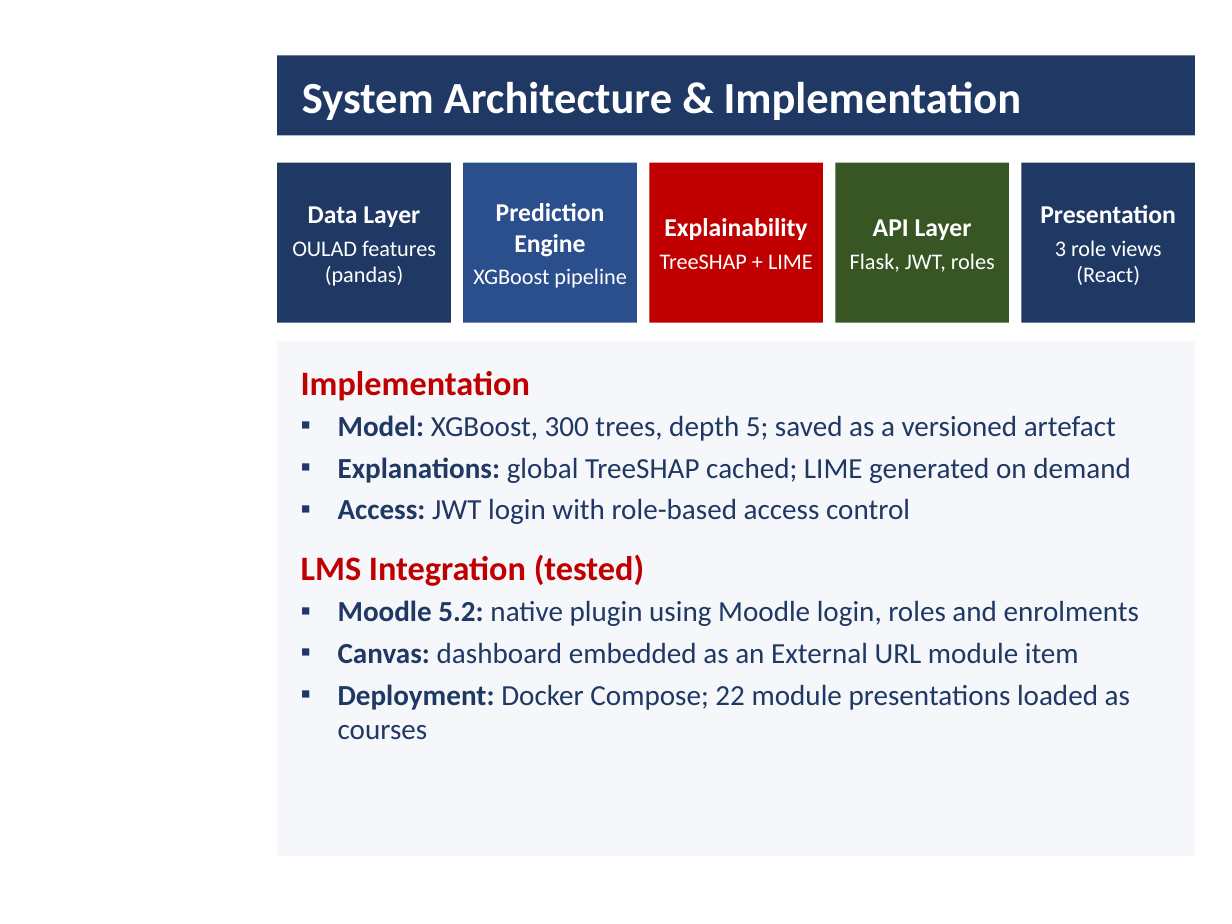
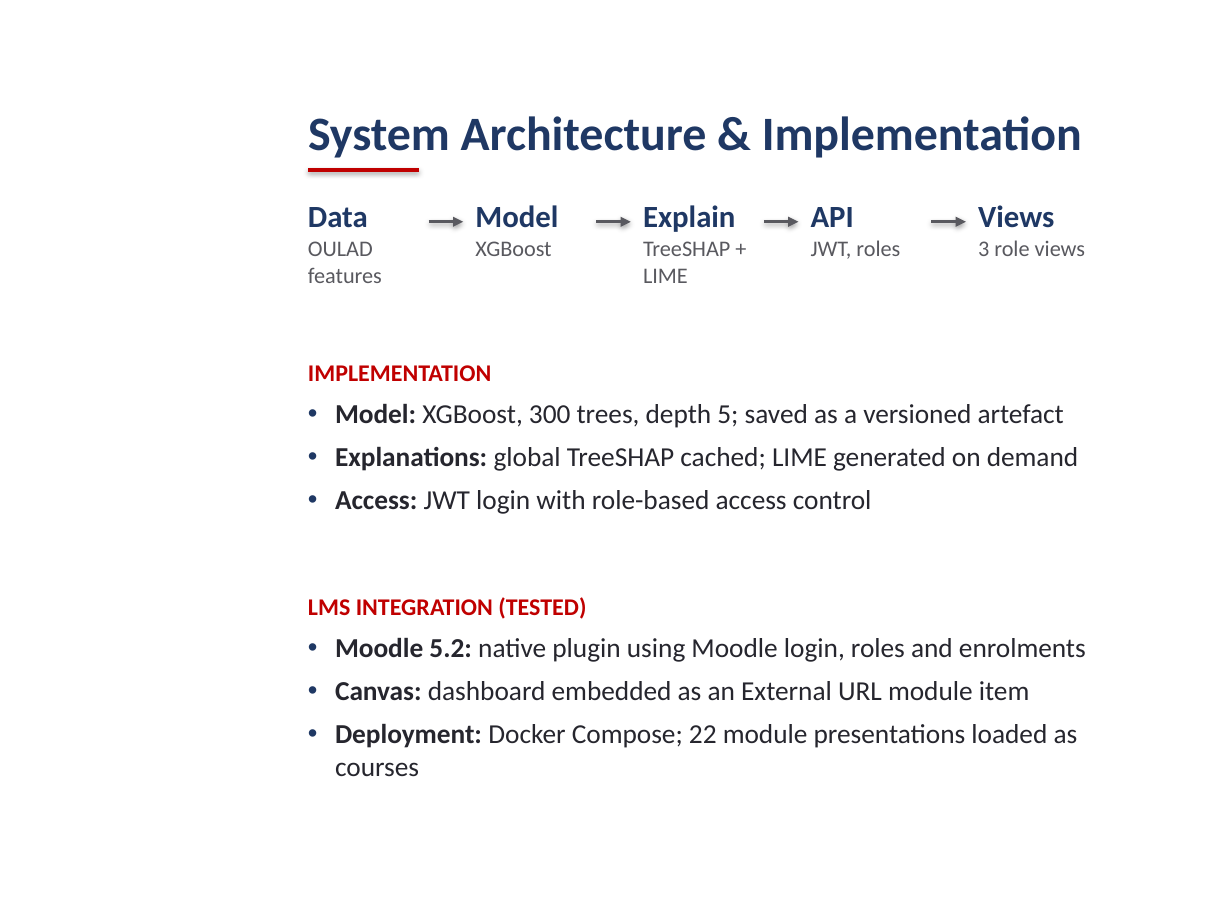
Before and after one commit to daniel-larry/python-run-result, a slide deck: slide 6 of Internal_Defense_Presentation.pptx. Drawn at 1232x924 pixels with LibreOffice and Linux fonts; fonts in the diff are those of the drawing; background and template pictures are left out. Boxes give left, top, right and bottom in pixels: in the first picture for what was removed or moved away, otherwise in the second. Text is boxed around its words. In the diff, an @@ line names an element or a change of style, - is before the commit and + after.

Commit message:
Defense deck: open layout without boxes, Calibri, Moodle screenshot

```diff
--- a/Internal_Defense_Presentation.pptx
+++ b/Internal_Defense_Presentation.pptx
@@ rectangle removed at bbox=[277, 55, 1195, 136] @@
@@ title "System Architecture & Implementation": place and size @@
-title "System Architecture & Implementation" at bbox=[302, 81, 1022, 120]
+title "System Architecture & Implementation" at bbox=[308, 116, 1082, 158]
@@ title "System Architecture & Implementation" at bbox=[308, 116, 1082, 158]: size 26 to 28 pt, text colour #FFFFFF to #1F3864; vertical alignment middle to bottom @@
@@ rectangle removed at bbox=[277, 163, 451, 323] @@
@@ line added from (308, 170) to (419, 170), #C00000 2.25 pt @@
@@ rectangle removed at bbox=[463, 163, 637, 323] @@
@@ rectangle removed at bbox=[649, 163, 823, 323] @@
@@ rectangle removed at bbox=[835, 163, 1009, 323] @@
@@ rectangle removed at bbox=[1021, 163, 1195, 323] @@
@@ text at bbox=[308, 207, 382, 283]: text changed; text colour #FFFFFF to #59595F @@
-Data Layer
-OULAD features (pandas)
+Data
+OULAD features
@@ vertical alignment middle to top in 5 elements at bbox=[308, 207, 382, 283], bbox=[811, 207, 900, 259], bbox=[643, 205, 735, 283], bbox=[978, 205, 1085, 256], bbox=[475, 205, 558, 256] @@
@@ text at bbox=[475, 205, 558, 256]: text changed; size 15 to 13 pt; text colour #FFFFFF to #59595F; bold off @@
-Prediction Engine
-XGBoost pipeline
+Model
+XGBoost
@@ text at bbox=[643, 205, 735, 232]: text changed; size 15 to 18 pt; text colour #FFFFFF to #1F3864 @@
-Explainability
+Explain
@@ text "Explain": place and size @@
-text "Explain" at bbox=[660, 218, 813, 269]
+text "Explain" at bbox=[643, 205, 735, 283]
@@ text at bbox=[811, 207, 900, 259]: text changed; text colour #FFFFFF to #59595F @@
-API Layer
-Flask, JWT, roles
+API
+JWT, roles
@@ text at bbox=[978, 205, 1085, 256]: text changed; text colour #FFFFFF to #59595F @@
-Presentation
-3 role views (React)
+Views
+3 role views
@@ arrow added from (429, 222) to (463, 222), #59595F 1.5 pt @@
@@ arrow added from (596, 222) to (631, 222), #59595F 1.5 pt @@
@@ arrow added from (764, 222) to (798, 222), #59595F 1.5 pt @@
@@ arrow added from (931, 222) to (966, 222), #59595F 1.5 pt @@
@@ text at bbox=[643, 241, 730, 283]: text colour #FFFFFF to #59595F in "TreeSHAP + LIME"; alignment centre to left; less space between paragraphs @@
@@ rectangle removed at bbox=[277, 341, 1195, 856] @@
@@ text added at bbox=[308, 365, 1078, 514], 16 pt, text #26262E @@
+IMPLEMENTATION
+• Model: XGBoost, 300 trees, depth 5; saved as a versioned artefact
+• Explanations: global TreeSHAP cached; LIME generated on demand
+• Access: JWT login with role-based access control
@@ text at bbox=[308, 597, 586, 619]: text changed; size 17 to 14 pt; text colour #1F3864 to #C00000; bold on @@
-Implementation
-▪ Model: XGBoost, 300 trees, depth 5; saved as a versioned artefact
-▪ Explanations: global TreeSHAP cached; LIME generated on demand
-▪ Access: JWT login with role-based access control
-LMS Integration (tested)
+LMS INTEGRATION (TESTED)
@@ text "LMS INTEGRATION (TESTED)": place and size @@
-text "LMS INTEGRATION (TESTED)" at bbox=[301, 371, 1139, 740]
+text "LMS INTEGRATION (TESTED)" at bbox=[308, 597, 1086, 776]
@@ text at bbox=[335, 637, 1086, 776]: size 17 to 16 pt, text colour #1F3864 to #26262E in "Moodle 5.2: native plugin using Moodle login, ...", "Canvas: dashboard embedded as an External URL ...", "Deployment: Docker Compose; 22 module presentations loaded ..."; bullet ▪ to •; more space between paragraphs @@
```
Also in this commit, not shown: 11 other slides changed.
